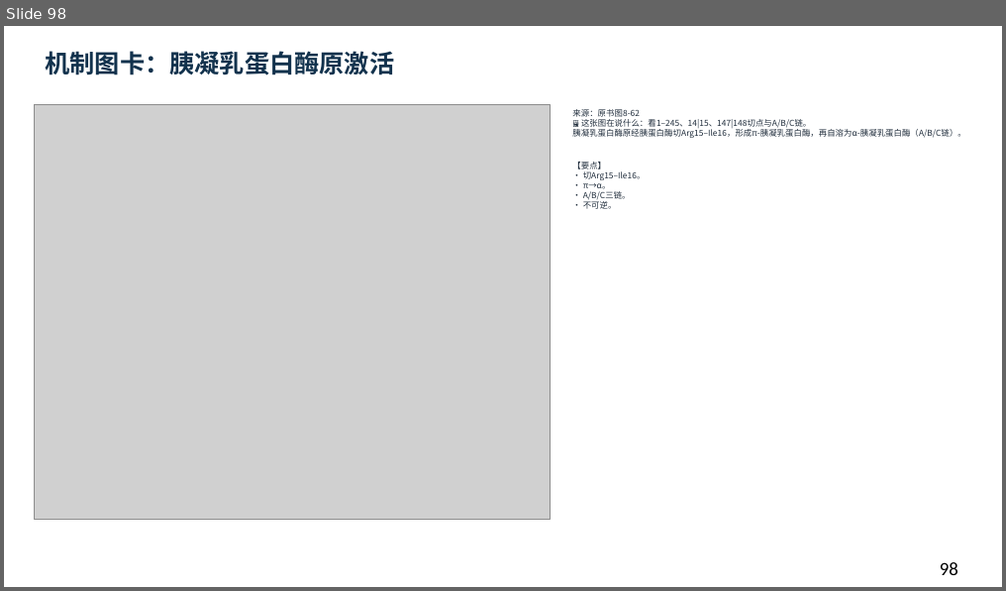
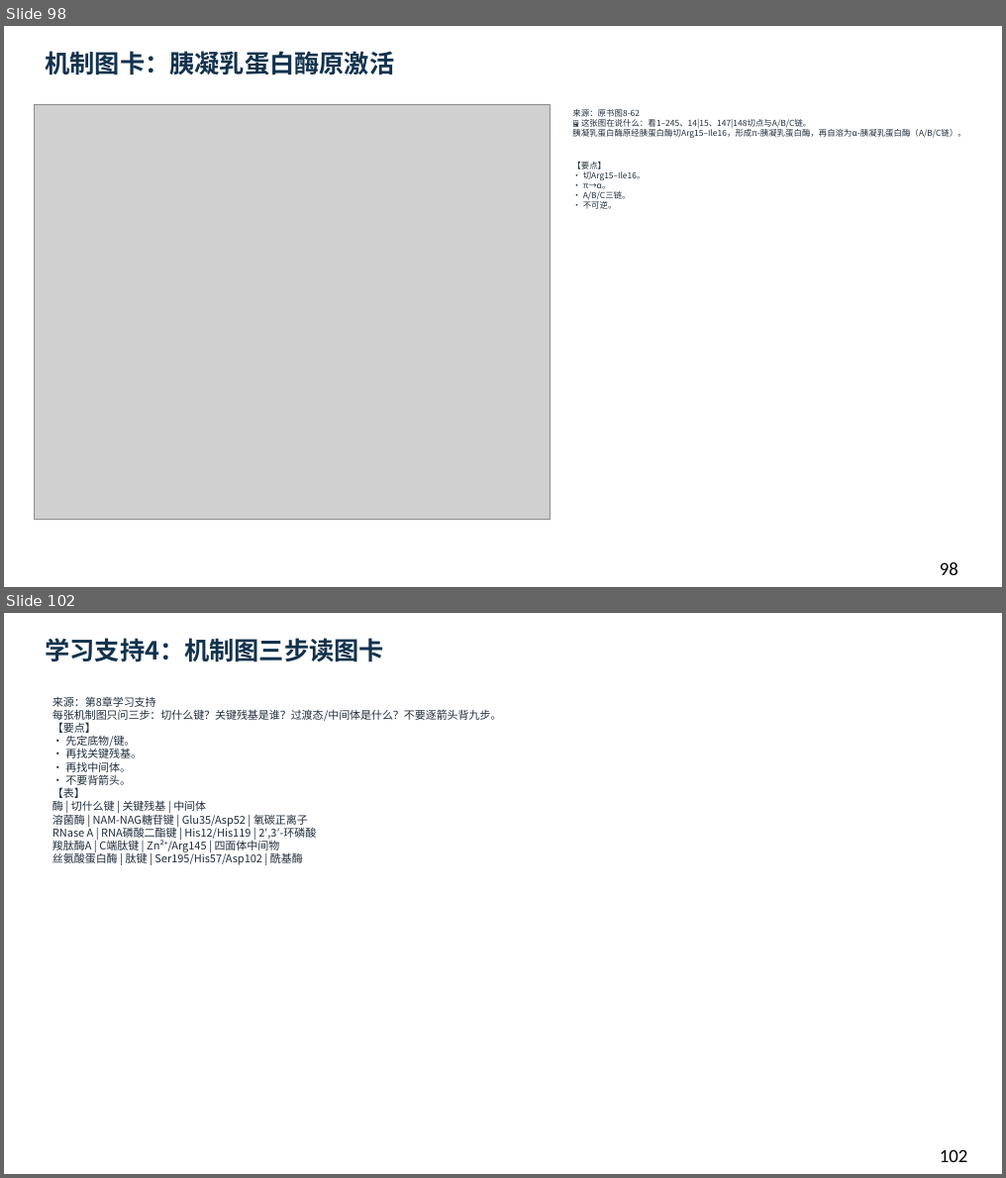
Before and after one commit to newkan-li/Biochemistry, a slide deck: downloads/bc08-ai-style.pptx. Shown one above the other, each under a label of ours: slide 98 before the commit, slides 98 and 102 after it; the slides between them are not shown. The pictures are 1006x591 and 1006x1178 pixels, drawn with LibreOffice and Linux fonts; fonts in the diff are those of the drawing; grey boxes stand for pictures. Boxes give left, top, right and bottom in pixels: in the first picture for what was removed or moved away, otherwise in the second. Text is boxed around its words. In the diff, an @@ line names an element or a change of style, - is before the commit and + after.

```diff
--- a/downloads/bc08-ai-style.pptx
+++ b/downloads/bc08-ai-style.pptx
@@ slide 102 added at (4, 613, 1002, 1174), background #FFFFFF @@
@@ text added at (45, 638, 384, 663), 24 pt, text #12324D, bold @@
+学习支持4：机制图三步读图卡
@@ text added at (53, 696, 502, 865), 10.5 pt, text #202D3C @@
+来源：第8章学习支持
+每张机制图只问三步：切什么键？关键残基是谁？过渡态/中间体是什么？不要逐箭头背九步。
+【要点】
+• 先定底物/键。
+• 再找关键残基。
+• 再找中间体。
+• 不要背箭头。
+【表】
+酶 | 切什么键 | 关键残基 | 中间体
+溶菌酶 | NAM-NAG糖苷键 | Glu35/Asp52 | 氧碳正离子
+RNase A | RNA磷酸二酯键 | His12/His119 | 2′,3′-环磷酸
+羧肽酶A | C端肽键 | Zn²⁺/Arg145 | 四面体中间物
+丝氨酸蛋白酶 | 肽键 | Ser195/His57/Asp102 | 酰基酶
@@ text added at (940, 1150, 968, 1162), 18 pt, text #000000 @@
+102
```
Also in this commit, not shown: 1 slide changed, 8 other slides added, 6 other files.
